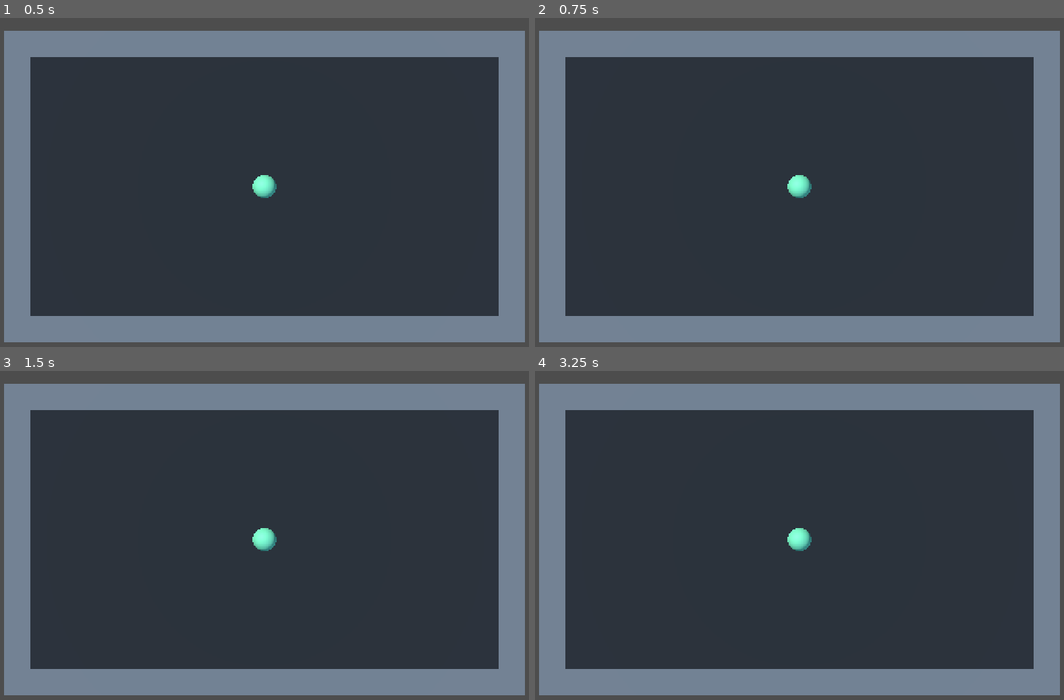
Above: before the commit, frames 1-4 (two rows, left to right).
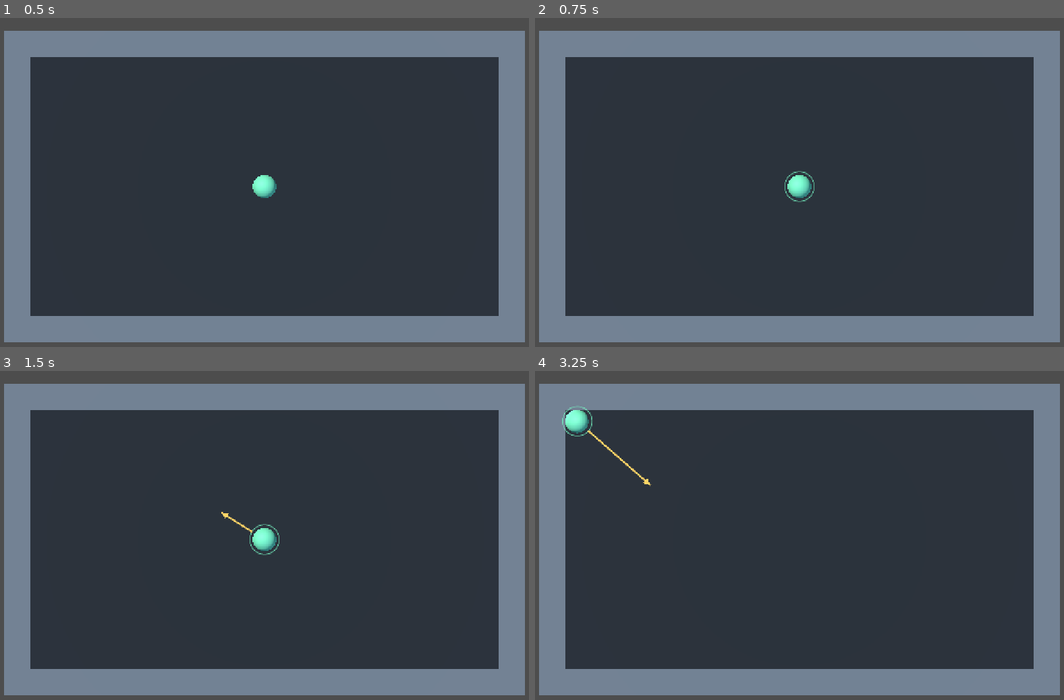
Above: after the commit, the same moments.

Repository: kickflip-games/stop-staring-trijam393
Game: Godot game, scene res://scenes/main.tscn
Two runs of this game, one before a commit and one after it. Both use one fixed random seed, a clock stepped at 60 frames per second and the inputs below.
Inputs (mouse positions are in pixels of both pictures, inside the frame that each line leads up to):
- Up to frame 1 (0.5 s): no input
- Up to frame 2 (0.75 s): tap Enter at 0.5 s; move the mouse to (915, 169) at 0.52 s; click (915, 169) at 0.67 s
- Up to frame 3 (1.5 s): tap Space at 1.25 s; drag from (158, 555) to (238, 607) at 1.27 s
- Up to frame 4 (3.25 s): move the mouse to (852, 466) at 2.02 s; click (852, 466) at 2.17 s; tap Enter at 2.75 s; drag from (773, 607) to (635, 489) at 2.77 s

Frame 1 is identical in both runs. In frame 2, less than 0.1% of the frame differs, in the area x 47-53%, y 46-56%; in frame 3, 0.1%; in frame 4, 0.7%, in the area x 5-53%, y 10-55%.

Commit message:
Add mouse and touch slingshot launches with aim feedback

Diff:
--- a/stop_staring/scenes/main.tscn
+++ b/stop_staring/scenes/main.tscn
@@ -1,4 +1,7 @@
-[gd_scene load_steps=11 format=3]
+[gd_scene load_steps=13 format=3]
+
+[ext_resource type="Script" path="res://scripts/blob.gd" id="1_blob"]
+[ext_resource type="Script" path="res://scripts/aim_indicator.gd" id="2_aim"]
 
 [sub_resource type="StandardMaterial3D" id="BackdropMaterial"]
 albedo_color = Color(0.12, 0.15, 0.18, 1)
@@ -83,6 +86,7 @@
 shape = SubResource("VerticalWallShape")
 
 [node name="Player" type="RigidBody3D" parent="."]
+script = ExtResource("1_blob")
 gravity_scale = 0.0
 axis_lock_linear_z = true
 lock_rotation = true
@@ -108,3 +112,8 @@
 rotation_degrees = Vector3(30, 40, 0)
 light_color = Color(0.7, 0.82, 1, 1)
 light_energy = 0.4
+
+[node name="HUD" type="CanvasLayer" parent="."]
+
+[node name="AimIndicator" type="Node2D" parent="HUD"]
+script = ExtResource("2_aim")
--- /dev/null
+++ b/stop_staring/scripts/aim_indicator.gd
@@ -0,0 +1,26 @@
+extends Node2D
+
+@onready var player: RigidBody3D = get_node("../../Player")
+
+
+func _process(_delta: float) -> void:
+	queue_redraw()
+
+
+func _draw() -> void:
+	if not player.aiming:
+		return
+	var camera := get_viewport().get_camera_3d()
+	var origin := camera.unproject_position(player.global_position)
+	var endpoint := camera.unproject_position(player.global_position + player.drag_vector)
+	var direction := (endpoint - origin).normalized()
+	draw_arc(origin, 35.0, 0.0, TAU, 48, Color(0.46, 0.95, 0.76, 0.7), 2.0, true)
+	if player.drag_vector.length() < player.drag_deadzone:
+		return
+	endpoint += direction * 45.0
+	var color := Color(1.0, 0.83, 0.4)
+	draw_line(origin + direction * 35.0, endpoint, color, 4.0, true)
+	var perpendicular := direction.orthogonal()
+	draw_colored_polygon(PackedVector2Array([
+		endpoint, endpoint - direction * 16.0 + perpendicular * 8.0,
+		endpoint - direction * 16.0 - perpendicular * 8.0]), color)
--- /dev/null
+++ b/stop_staring/scripts/blob.gd
@@ -0,0 +1,77 @@
+extends RigidBody3D
+## Slingshot input on the XY plane. Release replaces the current velocity.
+
+@export_range(0.5, 6.0, 0.1) var max_drag_distance: float = 3.0
+@export_range(0.01, 0.5, 0.01) var drag_deadzone: float = 0.12
+@export_range(1.0, 30.0, 0.5) var min_launch_speed: float = 4.0
+@export_range(1.0, 40.0, 0.5) var max_launch_speed: float = 18.0
+
+var aiming: bool = false
+var drag_vector: Vector3 = Vector3.ZERO
+var _drag_origin: Vector3
+var _touch_index: int = -1
+
+
+func _unhandled_input(event: InputEvent) -> void:
+	# Touch is handled directly; ignore its synthetic mouse events.
+	if event is InputEventMouse and event.device == -1:
+		return
+	if event is InputEventScreenTouch:
+		if event.pressed and not aiming:
+			_touch_index = event.index
+			_begin_aim(event.position)
+		elif not event.pressed and event.index == _touch_index:
+			_release(event.position, event.canceled)
+		get_viewport().set_input_as_handled()
+	elif event is InputEventScreenDrag and event.index == _touch_index:
+		_update_aim(event.position)
+		get_viewport().set_input_as_handled()
+	elif event is InputEventMouseButton and event.button_index == MOUSE_BUTTON_LEFT:
+		if _touch_index != -1:
+			return
+		if event.pressed:
+			_begin_aim(event.position)
+		elif aiming:
+			_release(event.position)
+		get_viewport().set_input_as_handled()
+	elif event is InputEventMouseMotion and aiming and _touch_index == -1:
+		_update_aim(event.position)
+		get_viewport().set_input_as_handled()
+
+
+func _notification(what: int) -> void:
+	if what == NOTIFICATION_APPLICATION_FOCUS_OUT:
+		_cancel_aim()
+
+
+func _begin_aim(screen_position: Vector2) -> void:
+	_drag_origin = _on_plane(screen_position)
+	drag_vector = Vector3.ZERO
+	aiming = true
+
+
+func _update_aim(screen_position: Vector2) -> void:
+	drag_vector = (_drag_origin - _on_plane(screen_position)).limit_length(max_drag_distance)
+
+
+func _release(screen_position: Vector2, canceled: bool = false) -> void:
+	_update_aim(screen_position)
+	if not canceled and drag_vector.length() >= drag_deadzone:
+		var strength := inverse_lerp(drag_deadzone, maxf(max_drag_distance, drag_deadzone + 0.001), drag_vector.length())
+		var speed := lerpf(min_launch_speed, maxf(min_launch_speed, max_launch_speed), clampf(strength, 0.0, 1.0))
+		sleeping = false
+		linear_velocity = drag_vector.normalized() * speed
+	_cancel_aim()
+
+
+func _cancel_aim() -> void:
+	aiming = false
+	_touch_index = -1
+	drag_vector = Vector3.ZERO
+
+
+func _on_plane(screen_position: Vector2) -> Vector3:
+	var camera := get_viewport().get_camera_3d()
+	var hit: Vector3 = Plane(Vector3.BACK, 0.0).intersects_ray(
+		camera.project_ray_origin(screen_position), camera.project_ray_normal(screen_position))
+	return hit
--- /dev/null
+++ b/stop_staring/tests/launch_controls.gd
@@ -0,0 +1,109 @@
+extends SceneTree
+## Run with Godot --headless --path stop_staring --script res://tests/launch_controls.gd
+
+var failures: Array[String] = []
+var player: RigidBody3D
+var camera: Camera3D
+
+
+func _initialize() -> void:
+	call_deferred("run_checks")
+
+
+func run_checks() -> void:
+	root.size = Vector2i(1280, 800)
+	var scene := load("res://scenes/main.tscn").instantiate() as Node3D
+	root.add_child(scene)
+	await process_frame
+	# Allow native window focus/mouse notifications to settle before injection.
+	if DisplayServer.get_name() != "headless":
+		await create_timer(0.5).timeout
+	player = scene.get_node("Player")
+	camera = scene.get_node("Camera")
+	player.linear_damp = 0.0
+	var origin := camera.unproject_position(Vector3.ZERO)
+	var long_drag := camera.unproject_position(Vector3(-10, 0, 0))
+	mouse_button(origin, true)
+	check(player.aiming, "mouse press starts aiming")
+	var motion := InputEventMouseMotion.new()
+	motion.position = long_drag
+	Input.parse_input_event(motion)
+	Input.flush_buffered_events()
+	check(is_equal_approx(player.drag_vector.length(), player.max_drag_distance), "drag clamps")
+	if DisplayServer.get_name() != "headless":
+		await process_frame
+		await RenderingServer.frame_post_draw
+		root.get_texture().get_image().save_png("/tmp/stop-staring-aim.png")
+		# Native pointer motion can arrive while rendering the snapshot.
+		mouse_button(origin, true)
+	mouse_button(long_drag, false)
+	check(not player.aiming, "release ends aiming")
+	check(player.linear_velocity.is_equal_approx(Vector3(player.max_launch_speed, 0, 0)), "long drag launches opposite drag at maximum speed")
+	mouse_button(origin, true)
+	mouse_button(origin, false)
+	check(player.linear_velocity.is_equal_approx(Vector3(player.max_launch_speed, 0, 0)), "click preserves momentum")
+	var minimum_drag := camera.unproject_position(Vector3(0, -(player.drag_deadzone + 0.001), 0))
+	mouse_button(origin, true)
+	mouse_button(minimum_drag, false)
+	check(absf(player.linear_velocity.length() - player.min_launch_speed) < 0.02, "small valid drag uses minimum strength")
+	check(player.linear_velocity.y > 0 and absf(player.linear_velocity.x) < 0.001, "relaunch replaces momentum")
+	var medium_drag := camera.unproject_position(Vector3(-1.5, 0, 0))
+	mouse_button(origin, true)
+	mouse_button(medium_drag, false)
+	check(player.linear_velocity.length() > player.min_launch_speed and player.linear_velocity.length() < player.max_launch_speed, "drag distance maps to strength")
+	var before := player.linear_velocity
+	touch(origin, true, false)
+	check(player.aiming, "touch starts aiming")
+	var touch_drag := InputEventScreenDrag.new()
+	touch_drag.index = 0
+	touch_drag.position = camera.unproject_position(Vector3(0, 3, 0))
+	Input.parse_input_event(touch_drag)
+	Input.flush_buffered_events()
+	touch(touch_drag.position, false, true)
+	check(player.linear_velocity.is_equal_approx(before), "canceled touch preserves momentum")
+	touch(origin, true, false)
+	touch(touch_drag.position, false, false)
+	check(player.linear_velocity.is_equal_approx(Vector3(0, -player.max_launch_speed, 0)), "touch releases in correct direction")
+	mouse_button(origin, true)
+	player.notification(NOTIFICATION_APPLICATION_FOCUS_OUT)
+	check(not player.aiming, "focus loss cancels aim")
+	for direction in [Vector3.RIGHT, Vector3.LEFT, Vector3.UP, Vector3.DOWN]:
+		player.position = Vector3.ZERO
+		player.linear_velocity = Vector3.ZERO
+		await physics_frame
+		mouse_button(origin, true)
+		mouse_button(camera.unproject_position(-direction * 3.0), false)
+		for frame in range(100):
+			await physics_frame
+			check(absf(player.position.z) < 0.001, "repeated launches stay in XY")
+			check(absf(player.position.x) < 9 and absf(player.position.y) < 5, "launch stays in arena")
+	if failures.is_empty():
+		print("PASS: mouse/touch launch, strength mapping, clamp, deadzone, cancellation, repeated launches and planar containment")
+	else:
+		for failure in failures:
+			push_error(failure)
+	quit(0 if failures.is_empty() else 1)
+
+
+func mouse_button(position: Vector2, pressed: bool) -> void:
+	var event := InputEventMouseButton.new()
+	event.button_index = MOUSE_BUTTON_LEFT
+	event.position = position
+	event.pressed = pressed
+	Input.parse_input_event(event)
+	Input.flush_buffered_events()
+
+
+func touch(position: Vector2, pressed: bool, canceled: bool) -> void:
+	var event := InputEventScreenTouch.new()
+	event.index = 0
+	event.position = position
+	event.pressed = pressed
+	event.canceled = canceled
+	Input.parse_input_event(event)
+	Input.flush_buffered_events()
+
+
+func check(passed: bool, message: String) -> void:
+	if not passed and not failures.has(message):
+		failures.append(message)
Not shown, added: stop_staring/scripts/aim_indicator.gd.uid
Not shown, added: stop_staring/scripts/blob.gd.uid
Not shown, added: stop_staring/tests/launch_controls.gd.uid
Not shown, changed: README.md
